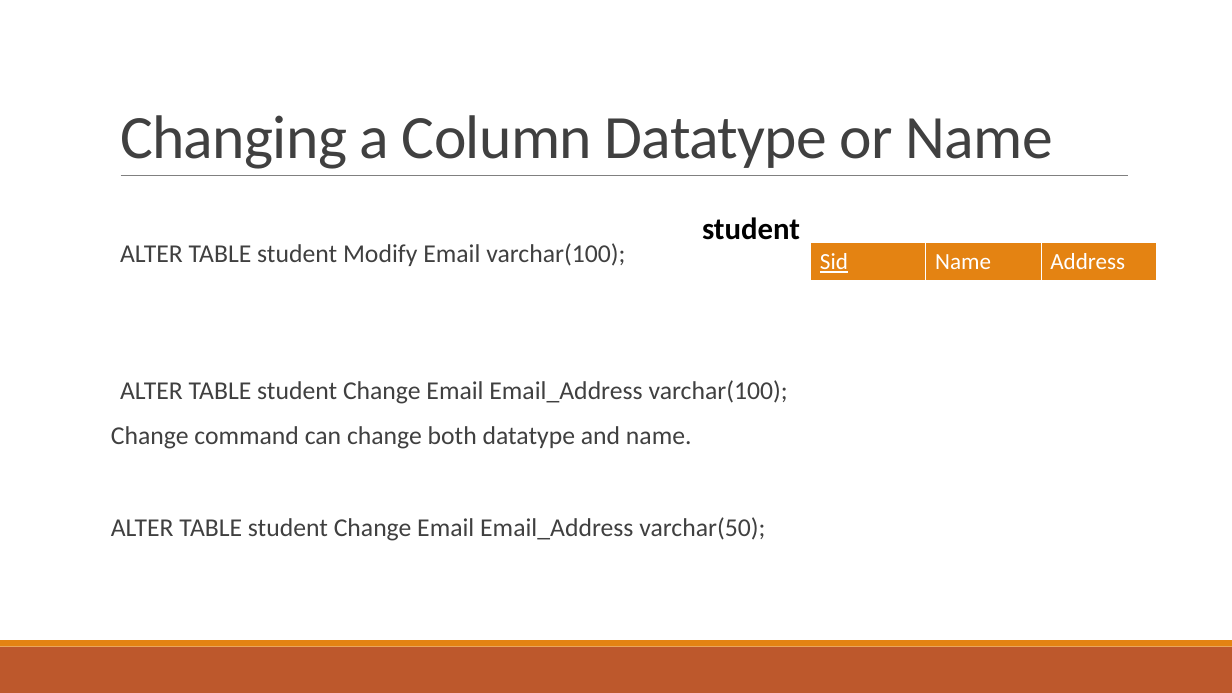
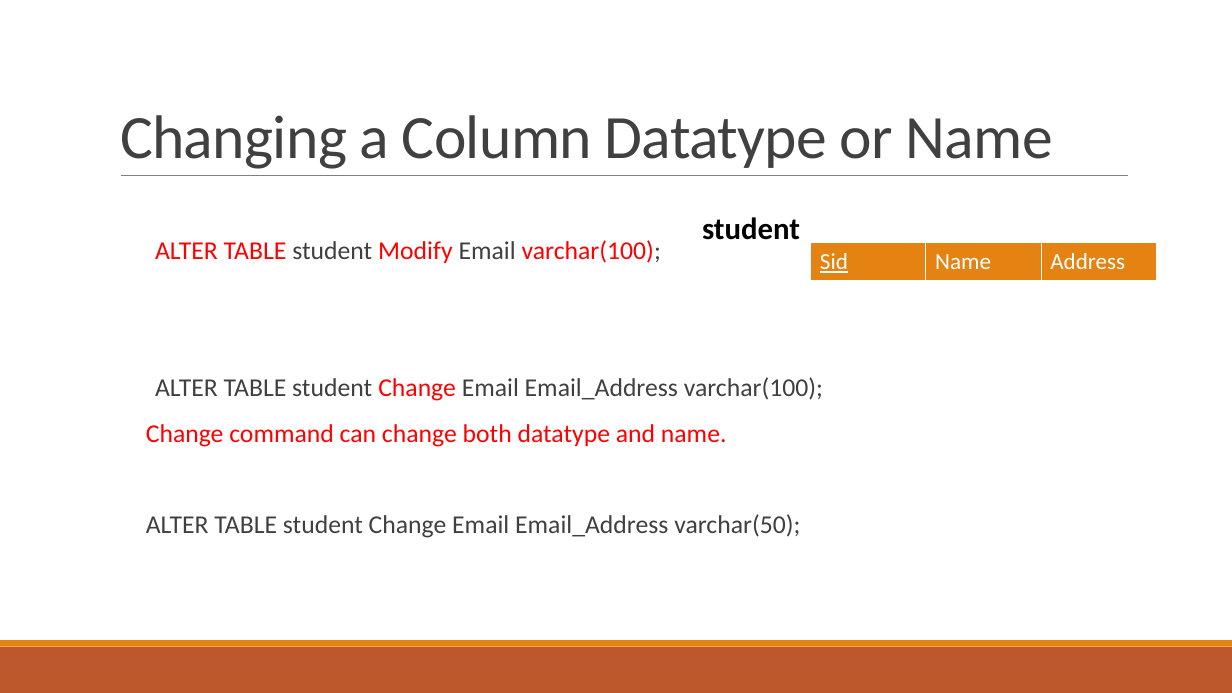
Before and after one commit to Saad-Dar04/Semester-4, a slide deck: slide 26 of Databasae management system/theory/course material/Lecture 5 DDL.pptx. Drawn at 1232x693 pixels with LibreOffice and Linux fonts; fonts in the diff are those of the drawing. Boxes give left, top, right and bottom in pixels: in the first picture for what was removed or moved away, otherwise in the second. Text is boxed around its words. In the diff, an @@ line names an element or a change of style, - is before the commit and + after.

```diff
--- a/Databasae management system/theory/course material/Lecture 5 DDL.pptx
+++ b/Databasae management system/theory/course material/Lecture 5 DDL.pptx
@@ text "ALTER TABLE student Modify Email ...": place and size @@
-text "ALTER TABLE student Modify Email ..." at <box>111,243,788,541</box>
+text "ALTER TABLE student Modify Email ..." at <box>146,240,823,538</box>
@@ text at <box>146,240,823,447</box>: text colour #404040 to #FF0000 in "ALTER TABLE Modify varchar(100);", "Change", "Change command can change both datatype and ..." @@
```
Also in this commit, not shown: 5 other slides changed, 8 other files.
